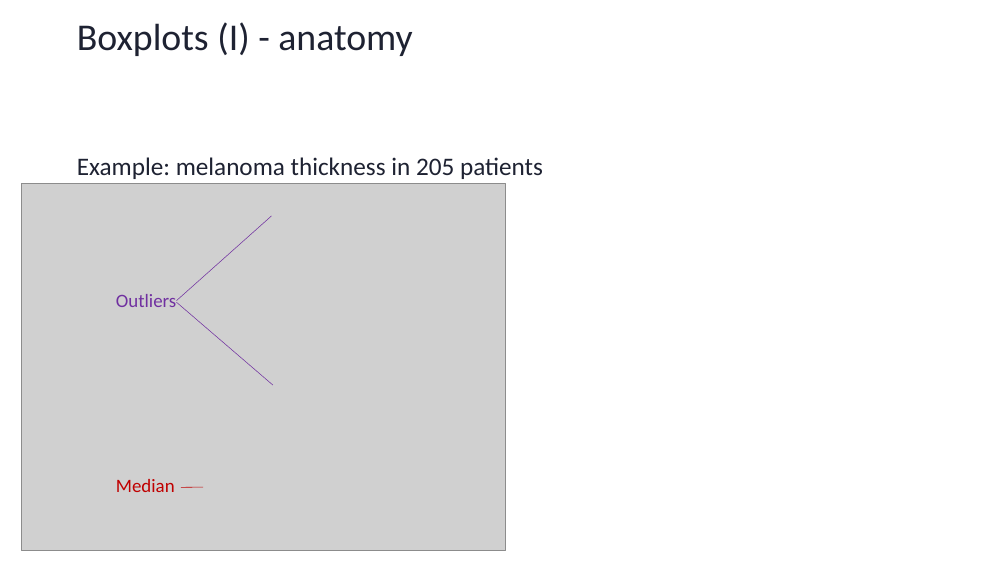
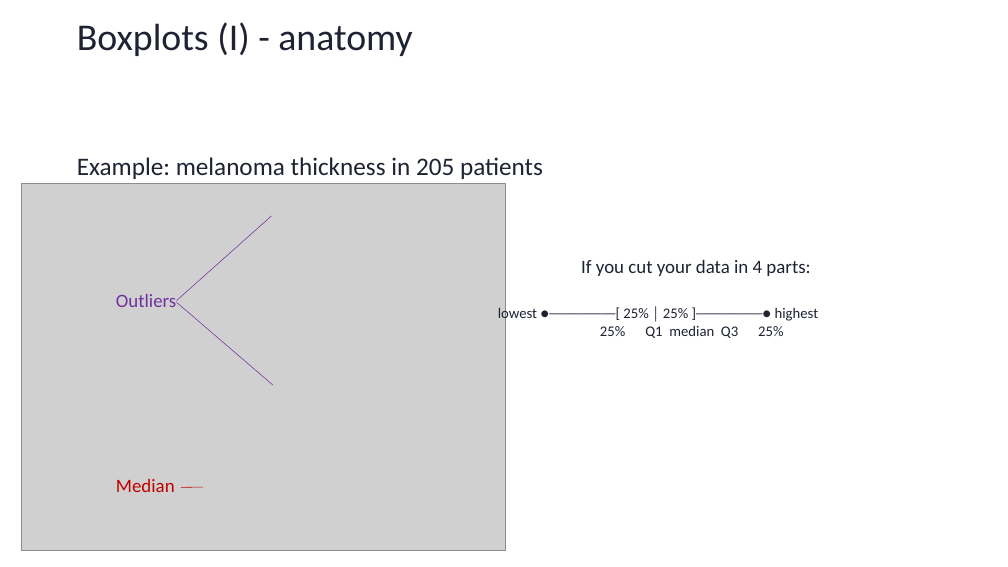
Before and after one commit to sib-swiss/first-steps-with-R-training, a slide deck: slide 24 of assets/pptx/First-steps-with-R_day2_morning.pptx. Drawn at 1008x567 pixels with LibreOffice and Linux fonts; fonts in the diff are those of the drawing; grey boxes stand for pictures; background and template pictures are left out. Boxes give left, top, right and bottom in pixels: in the first picture for what was removed or moved away, otherwise in the second. Text is boxed around its words. In the diff, an @@ line names an element or a change of style, - is before the commit and + after.

```diff
--- a/assets/pptx/First-steps-with-R_day2_morning.pptx
+++ b/assets/pptx/First-steps-with-R_day2_morning.pptx
@@ text added at [581, 260, 810, 276], 18 pt, text #1E2232 @@
+If you cut your data in 4 parts:
@@ text added at [498, 306, 819, 338], 14 pt, text #1E2232 @@
+lowest ●─────────[ 25% │ 25% ]─────────● highest
+25% Q1 median Q3 25%
```
Also in this commit, not shown: 1 other slide changed, 1 slide removed, 14 other files.
